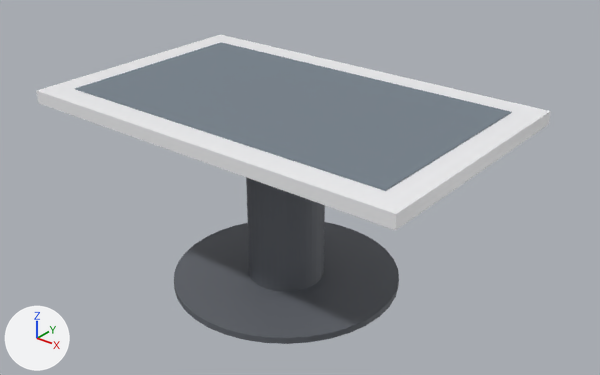
One commit to the glTF model assets/3d/table_clean.glb: the scene before it, then after it.
The view is the same before and after, from a camera (50 mm lens) standing at (1.834, -2.206, 1.787) and looking at (0.038, 0.039, 0.395). Arrows for +X, +Y and +Z are at lower left; the lights stay in place. The picture after the commit comes second. Vertices at exactly the same position are counted once.

The first picture shows 'CleanBase', 'CleanBorder', 'CleanPillar', 'CleanSurface'.
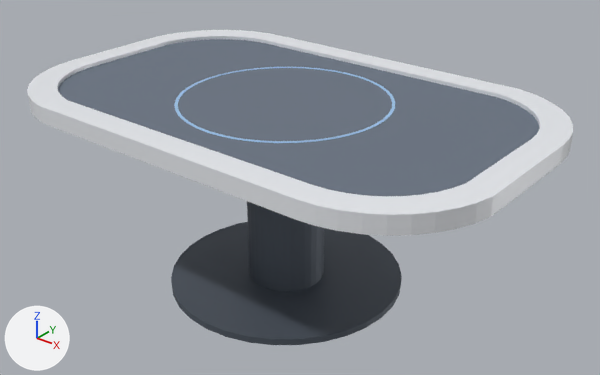
Location of each change, [x1, y1, x2, y2] in pixels of the pictures (600 x 375 px):
'CleanSurface', recoloured, reshaped (10% wider): before [75, 42, 512, 191]; after [58, 39, 540, 196]
'CleanBorderRail', added: after [27, 30, 573, 222]
'CleanBorder', deleted: before [36, 35, 551, 231]
'CleanBase', surface changed, reshaped (darker): before [174, 222, 399, 344]; after [171, 222, 402, 345]
'CleanPillar', surface changed: [247, 201, 324, 291] in both
'CleanChassis', added: after [29, 102, 572, 236]
'CleanCenterRing', added: after [174, 67, 395, 143]

The change, as a list of edits to the scene's bpy script:
```text
Change mat_mat_clean_border:
    mat_mat_clean_border.metallic: 0.0 -> 0.1
Change mat_mat_clean_surface:
    mat_mat_clean_surface.base_color: (0.18, 0.22, 0.26) -> (0.14, 0.17, 0.22)  # grey #76818b -> greyish blue #697381
Change mat_mat_clean_base:
    mat_mat_clean_base.metallic: 0.0 -> 0.4
Add mat_mat_clean_accent:
    mat_mat_clean_accent = principled_material('Mat_Clean_Accent')
    mat_mat_clean_accent.base_color = (0.35, 0.58, 0.85)  # blue #a0c8ed
    mat_mat_clean_accent.roughness = 0.35
Change me_cube_001:
    used by ob_cleansurface; location = (0.0, 0.0, 0.0)
    remove me_cube_001.from_pydata(...)  # 8 vertices, 12 faces; spans x -0.7..0.7, y -0.4..0.4, z 0.748..0.753
    add me_cube_001.from_pydata(...)  # 80 vertices, 156 faces; spans x -0.87..0.87, y -0.52..0.52, z 0.74..0.75
    me_cube_001 part 1: the whole mesh is rebuilt
Change me_cylinder_001:
    used by ob_cleanbase; location = (0.0, 0.0, 0.013)
    remove me_cylinder_001.from_pydata(...)  # 72 vertices, 140 faces; spans x -0.45..0.45, y -0.45..0.45, z -0.013..0.013
    add me_cylinder_001.from_pydata(...)  # 64 vertices, 124 faces; spans x -0.46..0.46, y -0.46..0.46, z -0.013..0.013
    me_cylinder_001 part 2: the whole mesh is rebuilt
Add me_cleancenterring:
    me_cleancenterring.from_pydata(...)  # 160 vertices, 320 faces; spans x -0.4..0.4, y -0.4..0.4, z 0.75..0.752
    me_cleancenterring.materials.append(mat_mat_clean_accent)  # blue #a0c8ed
Add me_cleanborderrail:
    me_cleanborderrail.from_pydata(...)  # 160 vertices, 320 faces; spans x -0.97..0.97, y -0.62..0.62, z 0.74..0.76
    me_cleanborderrail.materials.append(mat_mat_clean_border)  # white #eff1f6
Add me_cleanchassis:
    me_cleanchassis.from_pydata(...)  # 80 vertices, 156 faces; spans x -0.97..0.97, y -0.62..0.62, z 0.7..0.74
    me_cleanchassis.materials.append(mat_mat_clean_border)  # white #eff1f6
Remove ob_cleanborder:
    ob_cleanborder = bpy.data.objects.new('CleanBorder', me_cube)
    ob_cleanborder.location = (0.0, 0.0, 0.0)
Add ob_cleancenterring:
    ob_cleancenterring = bpy.data.objects.new('CleanCenterRing', me_cleancenterring)
    ob_cleancenterring.location = (0.0, 0.0, 0.0)
Add ob_cleanborderrail:
    ob_cleanborderrail = bpy.data.objects.new('CleanBorderRail', me_cleanborderrail)
    ob_cleanborderrail.location = (0.0, 0.0, 0.0)
Add ob_cleanchassis:
    ob_cleanchassis = bpy.data.objects.new('CleanChassis', me_cleanchassis)
    ob_cleanchassis.location = (0.0, 0.0, 0.0)
```
